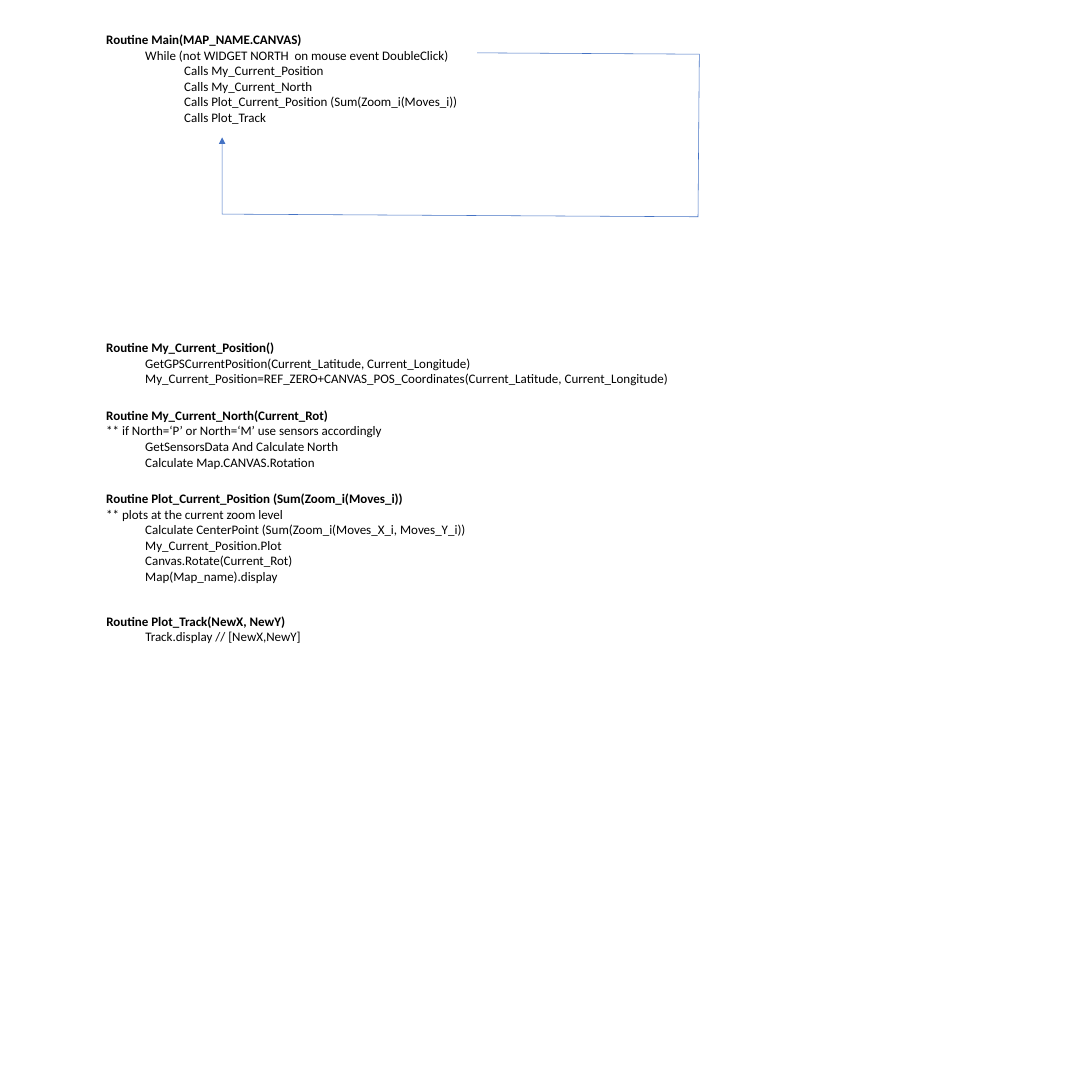
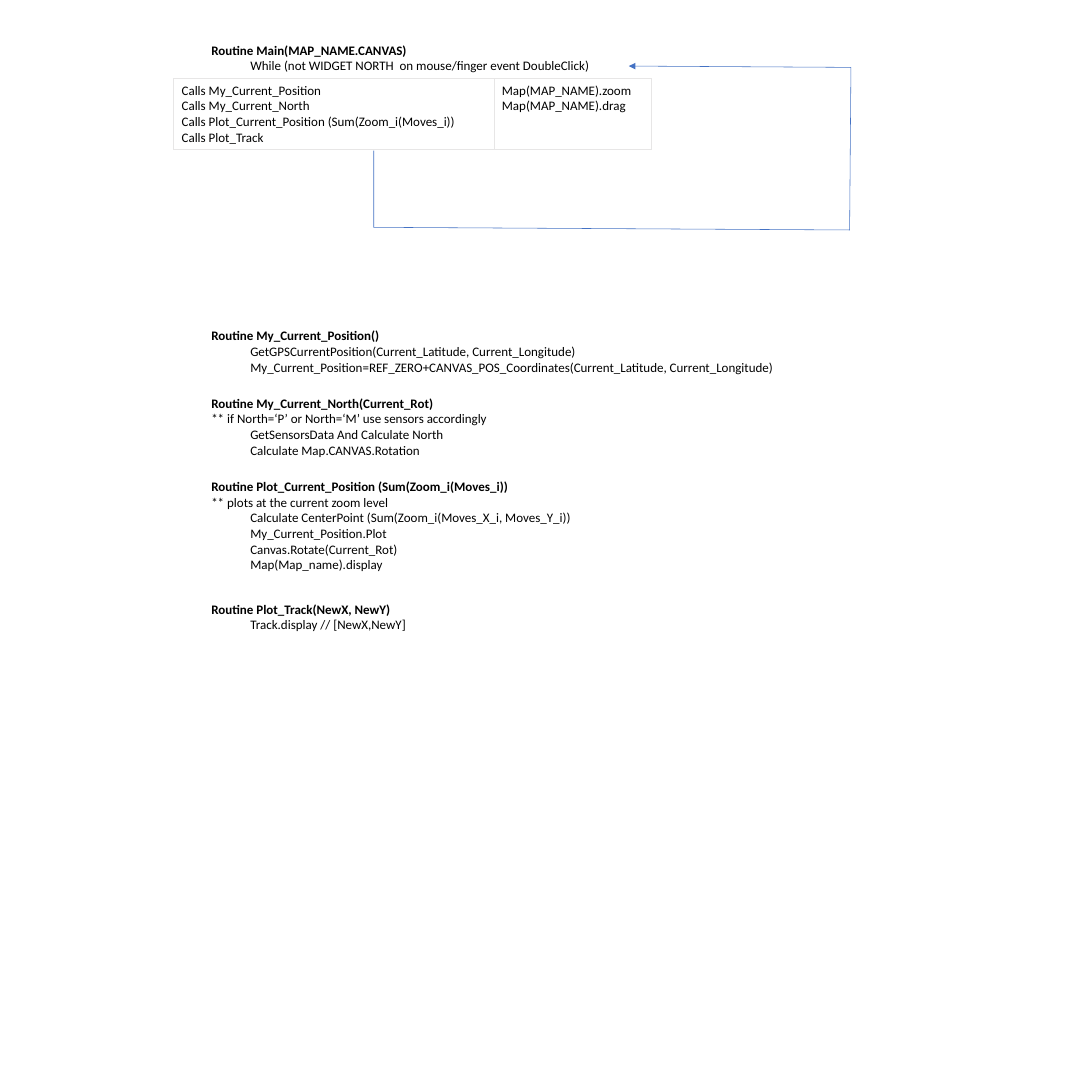
Before and after one commit to Frederic-jyrg/ouitoo, a slide deck: slide 3 of info-plotting/FlowChart.pptx. Drawn at 1092x1092 pixels with LibreOffice and Linux fonts; fonts in the diff are those of the drawing. Boxes give left, top, right and bottom in pixels: in the first picture for what was removed or moved away, otherwise in the second. Text is boxed around its words. In the diff, an @@ line names an element or a change of style, - is before the commit and + after.

```diff
--- a/info-plotting/FlowChart.pptx
+++ b/info-plotting/FlowChart.pptx
@@ text "Routine Main(MAP_NAME.CANVAS)": place and size @@
-text "Routine Main(MAP_NAME.CANVAS)" at (106,34,457,124)
+text "Routine Main(MAP_NAME.CANVAS)" at (211,45,589,73)
@@ table added at (174,79,651,149), 1 rows, 2 columns @@
+Calls My_Current_Position / Calls My_Current_North / Calls Plot_Current_Position (Sum(Zoom_i(Moves_i)) / Calls Plot_Track | Map(MAP_NAME).zoom / Map(MAP_NAME).drag
@@ text at (250,60,589,73): text changed @@
-While (not WIDGET NORTH on mouse event DoubleClick)
-Calls My_Current_Position
-Calls My_Current_North
-Calls Plot_Current_Position (Sum(Zoom_i(Moves_i))
-Calls Plot_Track
+While (not WIDGET NORTH on mouse/finger event DoubleClick)
@@ freeform shape: place and size @@
-freeform shape at (222,53,700,217)
+freeform shape at (374,66,851,230)
@@ 4 texts: place and size @@
-4 texts at (106,342,668,643)
+4 texts at (211,330,773,631)
```
Also in this commit, not shown: 1 other file.
